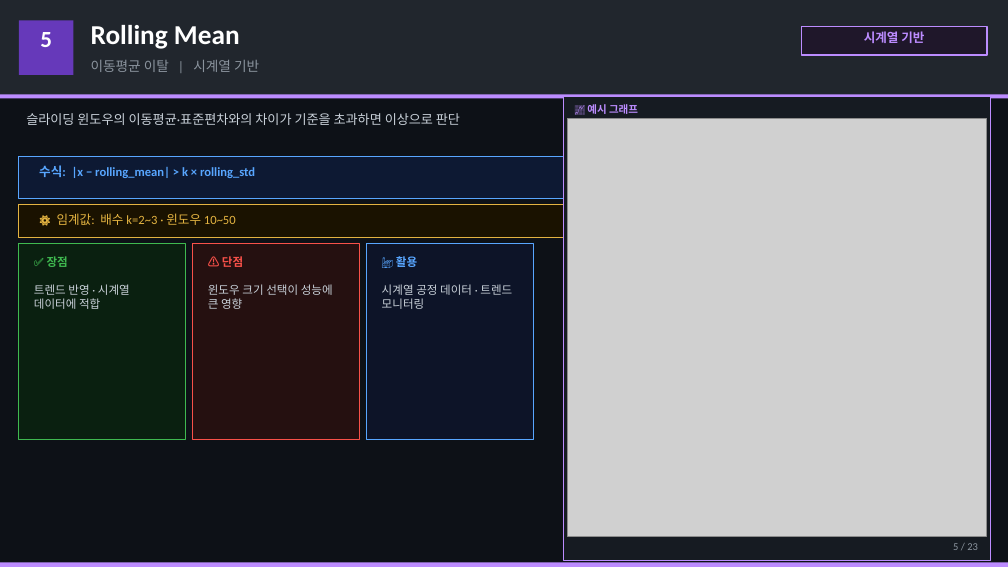
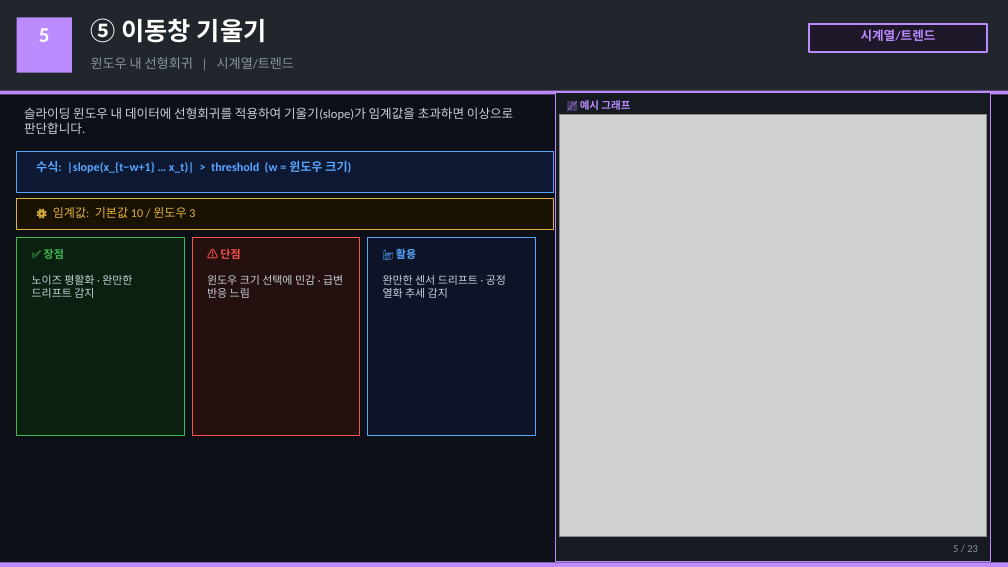
Before and after one commit to pollya32/python101, a slide deck: slide 6 of [예제 015] FDC 이상감지 시스템/FDC_이상감지_23종_상세설명.pptx. Drawn at 1008x567 pixels with LibreOffice and Linux fonts; fonts in the diff are those of the drawing; grey boxes stand for pictures. Boxes give left, top, right and bottom in pixels: in the first picture for what was removed or moved away, otherwise in the second. Text is boxed around its words. In the diff, an @@ line names an element or a change of style, - is before the commit and + after.

```diff
--- a/[예제 015] FDC 이상감지 시스템/FDC_이상감지_23종_상세설명.pptx
+++ b/[예제 015] FDC 이상감지 시스템/FDC_이상감지_23종_상세설명.pptx
@@ text "5" at (39, 28, 50, 42): size 22 to 20 pt @@
@@ rectangle at (17, 17, 72, 73): fill #6639BA to #BC8CFF @@
@@ text at (91, 18, 267, 43): text changed; size 26 to 24 pt @@
-Rolling Mean
+⑤ 이동창 기울기
@@ rectangle: place and size @@
-rectangle at (802, 26, 987, 55)
+rectangle at (809, 24, 987, 52)
@@ text at (861, 29, 936, 41): text changed @@
-시계열 기반
+시계열/트렌드
@@ text at (91, 57, 294, 69): text changed; size 13 to 12.5 pt @@
-이동평균 이탈 | 시계열 기반
+윈도우 내 선형회귀 | 시계열/트렌드
@@ text at (24, 107, 513, 134): text changed; size 12.5 to 12 pt @@
-슬라이딩 윈도우의 이동평균·표준편차와의 차이가 기준을 초과하면 이상으로 판단
+슬라이딩 윈도우 내 데이터에 선형회귀를 적용하여 기울기(slope)가 임계값을 초과하면 이상으로 판단합니다.
@@ rectangle: place and size @@
-rectangle at (563, 96, 991, 561)
+rectangle at (556, 92, 991, 562)
@@ text "📈 예시 그래프": place and size @@
-text "📈 예시 그래프" at (587, 104, 638, 114)
+text "📈 예시 그래프" at (580, 100, 630, 110)
@@ picture: place and size @@
-picture at (567, 119, 987, 536)
+picture at (560, 114, 987, 537)
@@ rectangle: place and size @@
-rectangle at (19, 157, 563, 198)
+rectangle at (17, 151, 554, 193)
@@ text at (36, 161, 351, 173): text changed; size 12 to 11.5 pt @@
-수식: |x − rolling_mean| > k × rolling_std
+수식: |slope(x_{t−w+1} … x_t)| > threshold (w = 윈도우 크기)
@@ rectangle: place and size @@
-rectangle at (19, 204, 563, 237)
+rectangle at (17, 198, 554, 230)
@@ text at (53, 207, 195, 218): text changed; size 12 to 11.5 pt @@
-⚙ 임계값: 배수 k=2~3 · 윈도우 10~50
+⚙ 임계값: 기본값 10 / 윈도우 3
@@ 4 rectangles: place and size @@
-4 rectangles at (0, 95, 1008, 440)
+4 rectangles at (0, 91, 1008, 436)
@@ 3 texts: place and size @@
-3 texts at (47, 256, 417, 267)
+3 texts at (44, 246, 416, 261)
@@ size 11 to 10.5 pt in 3 elements at (220, 248, 240, 259), (44, 249, 64, 259), (396, 246, 416, 261) @@
@@ text at (32, 275, 132, 298): text changed; size 11 to 10.5 pt @@
-트렌드 반영 · 시계열 데이터에 적합
+노이즈 평활화 · 완만한 드리프트 감지
@@ text at (207, 275, 343, 298): text changed; size 11 to 10.5 pt @@
-윈도우 크기 선택이 성능에 큰 영향
+윈도우 크기 선택에 민감 · 급변 반응 느림
@@ text at (383, 275, 506, 298): text changed; size 11 to 10.5 pt @@
-시계열 공정 데이터 · 트렌드 모니터링
+완만한 센서 드리프트 · 공정 열화 추세 감지
```
Also in this commit, not shown: 11 other slides changed, 13 slides added, 13 slides removed.
